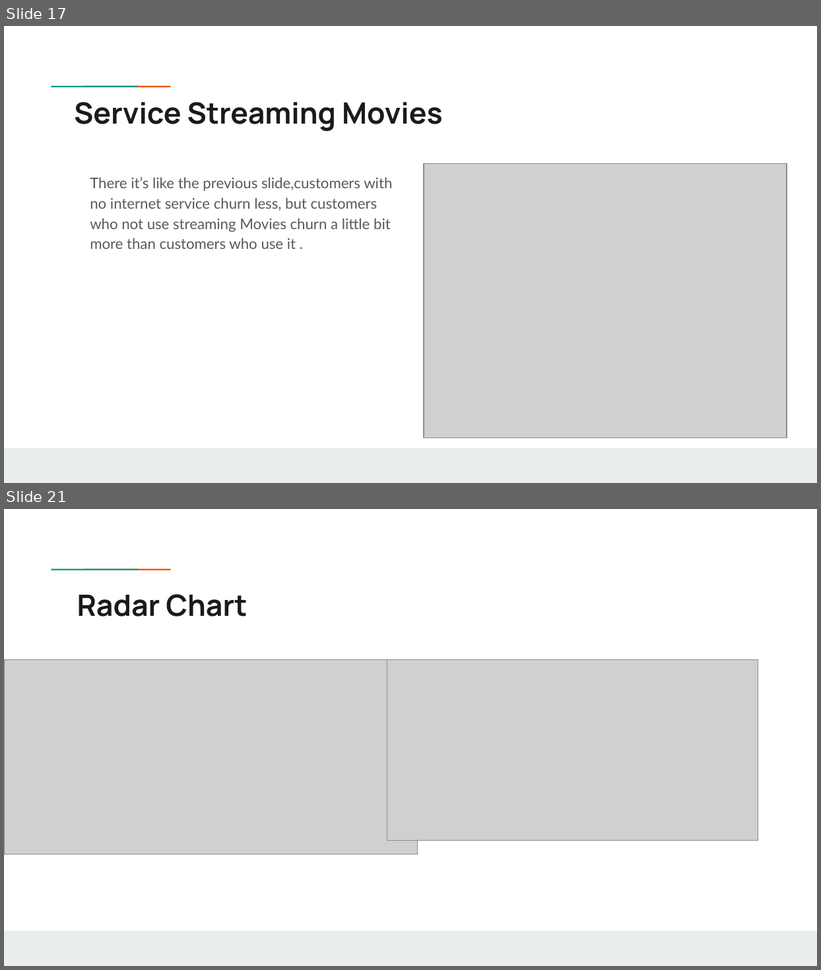
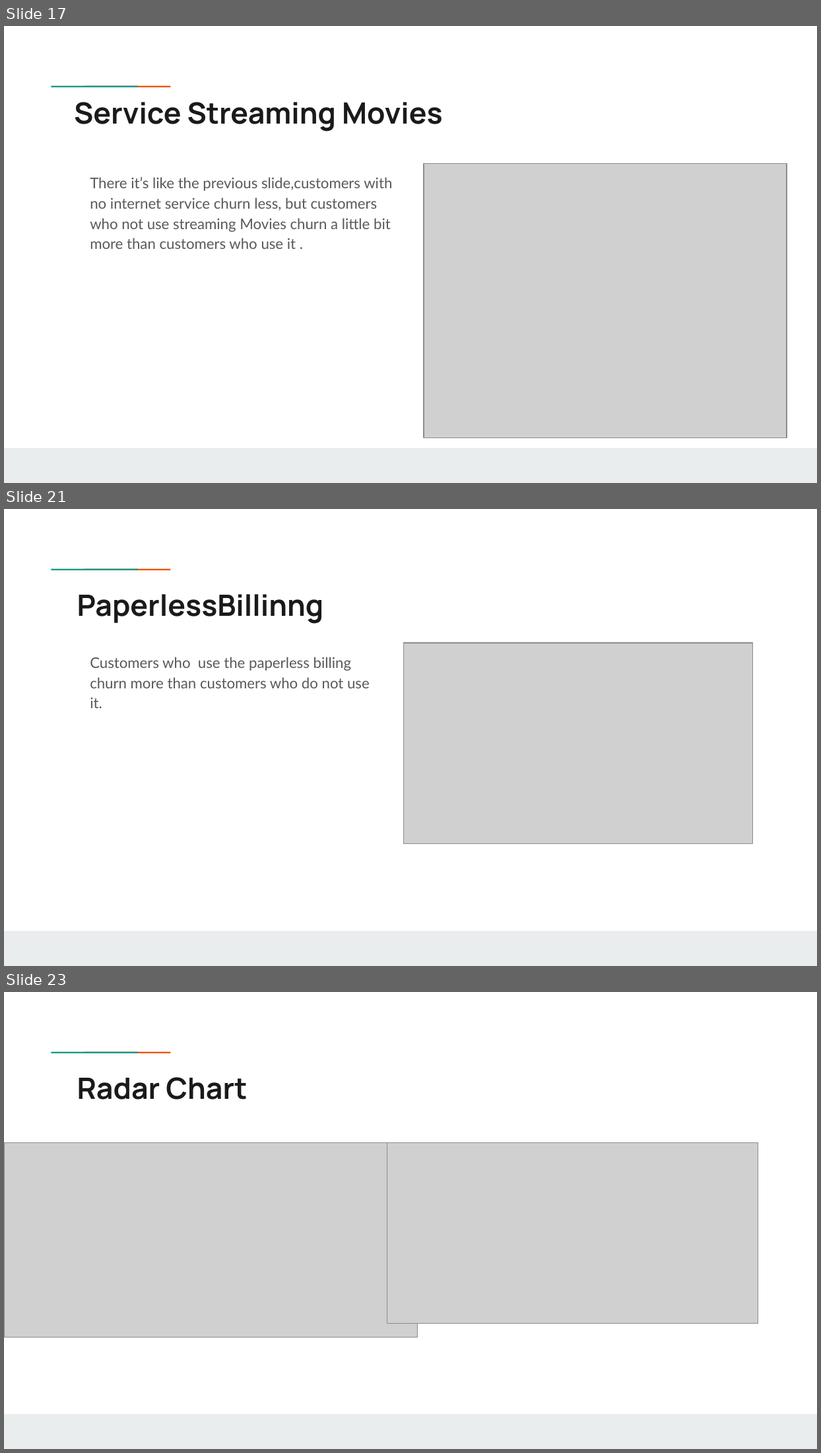
Before and after one commit to Chvava11/Bi_project_customer_churn, a slide deck: Result/Vanessa’s project .pptx. Shown one above the other, each under a label of ours: slides 17 and 21 before the commit, slides 17, 21 and 23 after it; the slides between them are not shown. The pictures are 821x970 and 821x1453 pixels, drawn with LibreOffice and Linux fonts; fonts in the diff are those of the drawing; grey boxes stand for pictures; background and template pictures are left out. Boxes give left, top, right and bottom in pixels: in the first picture for what was removed or moved away, otherwise in the second. Text is boxed around its words. In the diff, an @@ line names an element or a change of style, - is before the commit and + after.

```diff
--- a/Result/Vanessa’s project .pptx
+++ b/Result/Vanessa’s project .pptx
@@ slide 21 added at bbox=[4, 509, 817, 966], background #FFFFFF; not listed: 3 template elements that a slide beside it also shows @@
@@ title added at bbox=[77, 594, 324, 624], 26 pt, text #1A1A1A, bold @@
+PaperlessBillinng
@@ picture added at bbox=[403, 643, 752, 844] @@
@@ text added at bbox=[90, 657, 370, 708], 13 pt, text #595959 @@
+Customers who use the paperless billing churn more than customers who do not use it.
@@ what was slide 21 is now slide 23 @@
```
Also in this commit, not shown: 3 slides changed, 3 other slides added, 3 slides removed.
